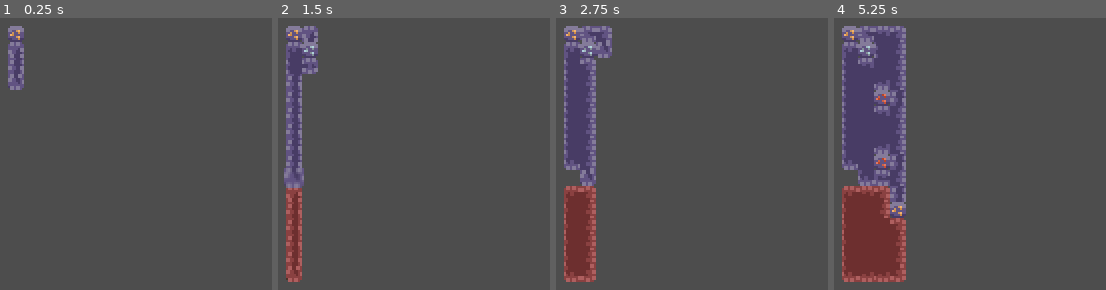
Above: before the commit, frames 1-4 (left to right).
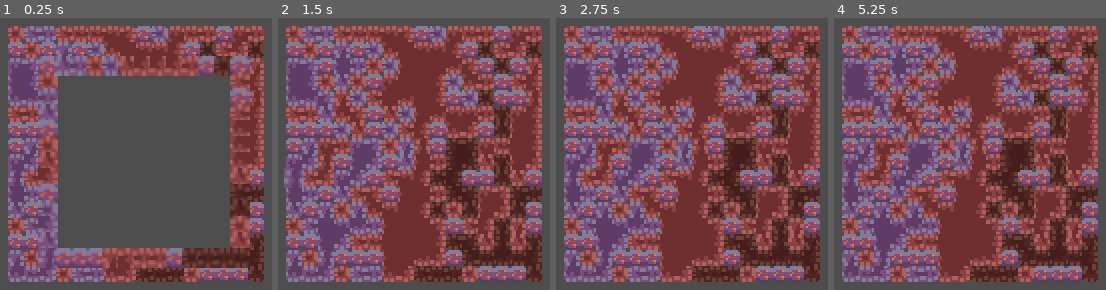
Above: after the commit, the same moments.

Repository: lkett-personal/incrementalMiningGame
Game: Godot game, scene res://scenes/game.tscn
The game is run twice, just before and just after one commit, with the same random seed, the same clock (stepped at 60 frames per second) and the same inputs.
Inputs (mouse positions are in pixels of both pictures, inside the frame that each line leads up to):
- Up to frame 1 (0.25 s): no input
- Up to frame 2 (1.5 s): move the mouse to (outside the picture) at 0.52 s; move the mouse to (286, 173) at 1.27 s
- Up to frame 3 (2.75 s): move the mouse to (757, 75) at 2.02 s
- Up to frame 4 (5.25 s): move the mouse to (937, 224) at 2.77 s; move the mouse to (outside the picture) at 3.52 s; move the mouse to (outside the picture) at 4.27 s; move the mouse to (1002, 154) at 5.02 s

The runs differ from the first frame. In frame 1, 44% of the frame differs, in the area x 2-98%, y 2-98%; in frame 2, 79%; in frame 3, 79%; in frame 4, 80%.

Commit message:
layering re-added for real this time

Diff:
--- a/scenes/game.tscn
+++ b/scenes/game.tscn
@@ -249,16 +249,515 @@
 1:12/0 = 0
 2:12/0 = 0
 3:12/0 = 0
+4:0/0 = 0
+4:0/0/terrain_set = 0
+4:0/0/terrain = 3
+4:0/0/terrains_peering_bit/bottom_side = 3
+5:0/0 = 0
+5:0/0/terrain_set = 0
+5:0/0/terrain = 3
+5:0/0/terrains_peering_bit/right_side = 3
+5:0/0/terrains_peering_bit/bottom_side = 3
+6:0/0 = 0
+6:0/0/terrain_set = 0
+6:0/0/terrain = 3
+6:0/0/terrains_peering_bit/right_side = 3
+6:0/0/terrains_peering_bit/bottom_side = 3
+6:0/0/terrains_peering_bit/left_side = 3
+7:0/0 = 0
+7:0/0/terrain_set = 0
+7:0/0/terrain = 3
+7:0/0/terrains_peering_bit/bottom_side = 3
+7:0/0/terrains_peering_bit/left_side = 3
+8:0/0 = 0
+8:0/0/terrain_set = 0
+8:0/0/terrain = 6
+8:0/0/terrains_peering_bit/bottom_side = 6
+9:0/0 = 0
+9:0/0/terrain_set = 0
+9:0/0/terrain = 6
+9:0/0/terrains_peering_bit/right_side = 6
+9:0/0/terrains_peering_bit/bottom_side = 6
+10:0/0 = 0
+10:0/0/terrain_set = 0
+10:0/0/terrain = 6
+10:0/0/terrains_peering_bit/right_side = 6
+10:0/0/terrains_peering_bit/bottom_side = 6
+10:0/0/terrains_peering_bit/left_side = 6
+11:0/0 = 0
+11:0/0/terrain_set = 0
+11:0/0/terrain = 6
+11:0/0/terrains_peering_bit/bottom_side = 6
+11:0/0/terrains_peering_bit/left_side = 6
+4:1/0 = 0
+4:1/0/terrain_set = 0
+4:1/0/terrain = 3
+4:1/0/terrains_peering_bit/bottom_side = 3
+4:1/0/terrains_peering_bit/top_side = 3
+5:1/0 = 0
+5:1/0/terrain_set = 0
+5:1/0/terrain = 3
+5:1/0/terrains_peering_bit/right_side = 3
+5:1/0/terrains_peering_bit/bottom_side = 3
+5:1/0/terrains_peering_bit/top_side = 3
+6:1/0 = 0
+6:1/0/terrain_set = 0
+6:1/0/terrain = 3
+6:1/0/terrains_peering_bit/right_side = 3
+6:1/0/terrains_peering_bit/bottom_side = 3
+6:1/0/terrains_peering_bit/left_side = 3
+6:1/0/terrains_peering_bit/top_side = 3
+7:1/0 = 0
+7:1/0/terrain_set = 0
+7:1/0/terrain = 3
+7:1/0/terrains_peering_bit/bottom_side = 3
+7:1/0/terrains_peering_bit/left_side = 3
+7:1/0/terrains_peering_bit/top_side = 3
+8:1/0 = 0
+8:1/0/terrain_set = 0
+8:1/0/terrain = 6
+8:1/0/terrains_peering_bit/bottom_side = 6
+8:1/0/terrains_peering_bit/top_side = 6
+9:1/0 = 0
+9:1/0/terrain_set = 0
+9:1/0/terrain = 6
+9:1/0/terrains_peering_bit/right_side = 6
+9:1/0/terrains_peering_bit/bottom_side = 6
+9:1/0/terrains_peering_bit/top_side = 6
+10:1/0 = 0
+10:1/0/terrain_set = 0
+10:1/0/terrain = 6
+10:1/0/terrains_peering_bit/right_side = 6
+10:1/0/terrains_peering_bit/bottom_side = 6
+10:1/0/terrains_peering_bit/left_side = 6
+10:1/0/terrains_peering_bit/top_side = 6
+11:1/0 = 0
+11:1/0/terrain_set = 0
+11:1/0/terrain = 6
+11:1/0/terrains_peering_bit/bottom_side = 6
+11:1/0/terrains_peering_bit/left_side = 6
+11:1/0/terrains_peering_bit/top_side = 6
+4:2/0 = 0
+4:2/0/terrain_set = 0
+4:2/0/terrain = 3
+4:2/0/terrains_peering_bit/top_side = 3
+5:2/0 = 0
+5:2/0/terrain_set = 0
+5:2/0/terrain = 3
+5:2/0/terrains_peering_bit/right_side = 3
+5:2/0/terrains_peering_bit/top_side = 3
+6:2/0 = 0
+6:2/0/terrain_set = 0
+6:2/0/terrain = 3
+6:2/0/terrains_peering_bit/right_side = 3
+6:2/0/terrains_peering_bit/left_side = 3
+6:2/0/terrains_peering_bit/top_side = 3
+7:2/0 = 0
+7:2/0/terrain_set = 0
+7:2/0/terrain = 3
+7:2/0/terrains_peering_bit/left_side = 3
+7:2/0/terrains_peering_bit/top_side = 3
+8:2/0 = 0
+8:2/0/terrain_set = 0
+8:2/0/terrain = 6
+8:2/0/terrains_peering_bit/top_side = 6
+9:2/0 = 0
+9:2/0/terrain_set = 0
+9:2/0/terrain = 6
+9:2/0/terrains_peering_bit/right_side = 6
+9:2/0/terrains_peering_bit/top_side = 6
+10:2/0 = 0
+10:2/0/terrain_set = 0
+10:2/0/terrain = 6
+10:2/0/terrains_peering_bit/right_side = 6
+10:2/0/terrains_peering_bit/left_side = 6
+10:2/0/terrains_peering_bit/top_side = 6
+11:2/0 = 0
+11:2/0/terrain_set = 0
+11:2/0/terrain = 6
+11:2/0/terrains_peering_bit/left_side = 6
+11:2/0/terrains_peering_bit/top_side = 6
+4:3/0 = 0
+4:3/0/terrain_set = 0
+4:3/0/terrain = 3
+5:3/0 = 0
+5:3/0/terrain_set = 0
+5:3/0/terrain = 3
+5:3/0/terrains_peering_bit/right_side = 3
+6:3/0 = 0
+6:3/0/terrain_set = 0
+6:3/0/terrain = 3
+6:3/0/terrains_peering_bit/right_side = 3
+6:3/0/terrains_peering_bit/left_side = 3
+7:3/0 = 0
+7:3/0/terrain_set = 0
+7:3/0/terrain = 3
+7:3/0/terrains_peering_bit/left_side = 3
+8:3/0 = 0
+8:3/0/terrain_set = 0
+8:3/0/terrain = 6
+9:3/0 = 0
+9:3/0/terrain_set = 0
+9:3/0/terrain = 6
+9:3/0/terrains_peering_bit/right_side = 6
+10:3/0 = 0
+10:3/0/terrain_set = 0
+10:3/0/terrain = 6
+10:3/0/terrains_peering_bit/right_side = 6
+10:3/0/terrains_peering_bit/left_side = 6
+11:3/0 = 0
+11:3/0/terrain_set = 0
+11:3/0/terrain = 6
+11:3/0/terrains_peering_bit/left_side = 6
+4:4/0 = 0
+4:4/0/terrain_set = 0
+4:4/0/terrain = 4
+4:4/0/terrains_peering_bit/bottom_side = 4
+5:4/0 = 0
+5:4/0/terrain_set = 0
+5:4/0/terrain = 4
+5:4/0/terrains_peering_bit/right_side = 4
+5:4/0/terrains_peering_bit/bottom_side = 4
+6:4/0 = 0
+6:4/0/terrain_set = 0
+6:4/0/terrain = 4
+6:4/0/terrains_peering_bit/right_side = 4
+6:4/0/terrains_peering_bit/bottom_side = 4
+6:4/0/terrains_peering_bit/left_side = 4
+7:4/0 = 0
+7:4/0/terrain_set = 0
+7:4/0/terrain = 4
+7:4/0/terrains_peering_bit/bottom_side = 4
+7:4/0/terrains_peering_bit/left_side = 4
+8:4/0 = 0
+8:4/0/terrain_set = 0
+8:4/0/terrain = 7
+8:4/0/terrains_peering_bit/bottom_side = 7
+9:4/0 = 0
+9:4/0/terrain_set = 0
+9:4/0/terrain = 7
+9:4/0/terrains_peering_bit/right_side = 7
+9:4/0/terrains_peering_bit/bottom_side = 7
+10:4/0 = 0
+10:4/0/terrain_set = 0
+10:4/0/terrain = 7
+10:4/0/terrains_peering_bit/right_side = 7
+10:4/0/terrains_peering_bit/bottom_side = 7
+10:4/0/terrains_peering_bit/left_side = 7
+11:4/0 = 0
+11:4/0/terrain_set = 0
+11:4/0/terrain = 7
+11:4/0/terrains_peering_bit/bottom_side = 7
+11:4/0/terrains_peering_bit/left_side = 7
+4:5/0 = 0
+4:5/0/terrain_set = 0
+4:5/0/terrain = 4
+4:5/0/terrains_peering_bit/bottom_side = 4
+4:5/0/terrains_peering_bit/top_side = 4
+5:5/0 = 0
+5:5/0/terrain_set = 0
+5:5/0/terrain = 4
+5:5/0/terrains_peering_bit/right_side = 4
+5:5/0/terrains_peering_bit/bottom_side = 4
+5:5/0/terrains_peering_bit/top_side = 4
+6:5/0 = 0
+6:5/0/terrain_set = 0
+6:5/0/terrain = 4
+6:5/0/terrains_peering_bit/right_side = 4
+6:5/0/terrains_peering_bit/bottom_side = 4
+6:5/0/terrains_peering_bit/left_side = 4
+6:5/0/terrains_peering_bit/top_side = 4
+7:5/0 = 0
+7:5/0/terrain_set = 0
+7:5/0/terrain = 4
+7:5/0/terrains_peering_bit/bottom_side = 4
+7:5/0/terrains_peering_bit/left_side = 4
+7:5/0/terrains_peering_bit/top_side = 4
+8:5/0 = 0
+8:5/0/terrain_set = 0
+8:5/0/terrain = 7
+8:5/0/terrains_peering_bit/bottom_side = 7
+8:5/0/terrains_peering_bit/top_side = 7
+9:5/0 = 0
+9:5/0/terrain_set = 0
+9:5/0/terrain = 7
+9:5/0/terrains_peering_bit/right_side = 7
+9:5/0/terrains_peering_bit/bottom_side = 7
+9:5/0/terrains_peering_bit/top_side = 7
+10:5/0 = 0
+10:5/0/terrain_set = 0
+10:5/0/terrain = 7
+10:5/0/terrains_peering_bit/right_side = 7
+10:5/0/terrains_peering_bit/bottom_side = 7
+10:5/0/terrains_peering_bit/left_side = 7
+10:5/0/terrains_peering_bit/top_side = 7
+11:5/0 = 0
+11:5/0/terrain_set = 0
+11:5/0/terrain = 7
+11:5/0/terrains_peering_bit/bottom_side = 7
+11:5/0/terrains_peering_bit/left_side = 7
+11:5/0/terrains_peering_bit/top_side = 7
+4:6/0 = 0
+4:6/0/terrain_set = 0
+4:6/0/terrain = 4
+4:6/0/terrains_peering_bit/top_side = 4
+5:6/0 = 0
+5:6/0/terrain_set = 0
+5:6/0/terrain = 4
+5:6/0/terrains_peering_bit/right_side = 4
+5:6/0/terrains_peering_bit/top_side = 4
+6:6/0 = 0
+6:6/0/terrain_set = 0
+6:6/0/terrain = 4
+6:6/0/terrains_peering_bit/right_side = 4
+6:6/0/terrains_peering_bit/left_side = 4
+6:6/0/terrains_peering_bit/top_side = 4
+7:6/0 = 0
+7:6/0/terrain_set = 0
+7:6/0/terrain = 4
+7:6/0/terrains_peering_bit/left_side = 4
+7:6/0/terrains_peering_bit/top_side = 4
+8:6/0 = 0
+8:6/0/terrain_set = 0
+8:6/0/terrain = 7
+8:6/0/terrains_peering_bit/top_side = 7
+9:6/0 = 0
+9:6/0/terrain_set = 0
+9:6/0/terrain = 7
+9:6/0/terrains_peering_bit/right_side = 7
+9:6/0/terrains_peering_bit/top_side = 7
+10:6/0 = 0
+10:6/0/terrain_set = 0
+10:6/0/terrain = 7
+10:6/0/terrains_peering_bit/right_side = 7
+10:6/0/terrains_peering_bit/left_side = 7
+10:6/0/terrains_peering_bit/top_side = 7
+11:6/0 = 0
+11:6/0/terrain_set = 0
+11:6/0/terrain = 7
+11:6/0/terrains_peering_bit/left_side = 7
+11:6/0/terrains_peering_bit/top_side = 7
+4:7/0 = 0
+4:7/0/terrain_set = 0
+4:7/0/terrain = 4
+5:7/0 = 0
+5:7/0/terrain_set = 0
+5:7/0/terrain = 4
+5:7/0/terrains_peering_bit/right_side = 4
+6:7/0 = 0
+6:7/0/terrain_set = 0
+6:7/0/terrain = 4
+6:7/0/terrains_peering_bit/right_side = 4
+6:7/0/terrains_peering_bit/left_side = 4
+7:7/0 = 0
+7:7/0/terrain_set = 0
+7:7/0/terrain = 4
+7:7/0/terrains_peering_bit/left_side = 4
+8:7/0 = 0
+8:7/0/terrain_set = 0
+8:7/0/terrain = 7
+9:7/0 = 0
+9:7/0/terrain_set = 0
+9:7/0/terrain = 7
+9:7/0/terrains_peering_bit/right_side = 7
+10:7/0 = 0
+10:7/0/terrain_set = 0
+10:7/0/terrain = 7
+10:7/0/terrains_peering_bit/right_side = 7
+10:7/0/terrains_peering_bit/left_side = 7
+11:7/0 = 0
+11:7/0/terrain_set = 0
+11:7/0/terrain = 7
+11:7/0/terrains_peering_bit/left_side = 7
+4:8/0 = 0
+4:8/0/terrain_set = 0
+4:8/0/terrain = 5
+4:8/0/terrains_peering_bit/bottom_side = 5
+5:8/0 = 0
+5:8/0/terrain_set = 0
+5:8/0/terrain = 5
+5:8/0/terrains_peering_bit/right_side = 5
+5:8/0/terrains_peering_bit/bottom_side = 5
+6:8/0 = 0
+6:8/0/terrain_set = 0
+6:8/0/terrain = 5
+6:8/0/terrains_peering_bit/right_side = 5
+6:8/0/terrains_peering_bit/bottom_side = 5
+6:8/0/terrains_peering_bit/left_side = 5
+7:8/0 = 0
+7:8/0/terrain_set = 0
+7:8/0/terrain = 5
+7:8/0/terrains_peering_bit/bottom_side = 5
+7:8/0/terrains_peering_bit/left_side = 5
+8:8/0 = 0
+8:8/0/terrain_set = 0
+8:8/0/terrain = 8
+8:8/0/terrains_peering_bit/bottom_side = 8
+9:8/0 = 0
+9:8/0/terrain_set = 0
+9:8/0/terrain = 8
+9:8/0/terrains_peering_bit/right_side = 8
+9:8/0/terrains_peering_bit/bottom_side = 8
+10:8/0 = 0
+10:8/0/terrain_set = 0
+10:8/0/terrain = 8
+10:8/0/terrains_peering_bit/right_side = 8
+10:8/0/terrains_peering_bit/bottom_side = 8
+10:8/0/terrains_peering_bit/left_side = 8
+11:8/0 = 0
+11:8/0/terrain_set = 0
+11:8/0/terrain = 8
+11:8/0/terrains_peering_bit/bottom_side = 8
+11:8/0/terrains_peering_bit/left_side = 8
+4:9/0 = 0
+4:9/0/terrain_set = 0
+4:9/0/terrain = 5
+4:9/0/terrains_peering_bit/bottom_side = 5
+4:9/0/terrains_peering_bit/top_side = 5
+5:9/0 = 0
+5:9/0/terrain_set = 0
+5:9/0/terrain = 5
+5:9/0/terrains_peering_bit/right_side = 5
+5:9/0/terrains_peering_bit/bottom_side = 5
+5:9/0/terrains_peering_bit/left_side = 5
+5:9/0/terrains_peering_bit/top_side = 5
+6:9/0 = 0
+6:9/0/terrain_set = 0
+6:9/0/terrain = 5
+6:9/0/terrains_peering_bit/right_side = 5
+6:9/0/terrains_peering_bit/bottom_side = 5
+6:9/0/terrains_peering_bit/left_side = 5
+6:9/0/terrains_peering_bit/top_side = 5
+7:9/0 = 0
+7:9/0/terrain_set = 0
+7:9/0/terrain = 5
+7:9/0/terrains_peering_bit/bottom_side = 5
+7:9/0/terrains_peering_bit/left_side = 5
+7:9/0/terrains_peering_bit/top_side = 5
+8:9/0 = 0
+8:9/0/terrain_set = 0
+8:9/0/terrain = 8
+8:9/0/terrains_peering_bit/bottom_side = 8
+8:9/0/terrains_peering_bit/top_side = 8
+9:9/0 = 0
+9:9/0/terrain_set = 0
+9:9/0/terrain = 8
+9:9/0/terrains_peering_bit/right_side = 8
+9:9/0/terrains_peering_bit/bottom_side = 8
+9:9/0/terrains_peering_bit/top_side = 8
+10:9/0 = 0
+10:9/0/terrain_set = 0
+10:9/0/terrain = 8
+10:9/0/terrains_peering_bit/right_side = 8
+10:9/0/terrains_peering_bit/bottom_side = 8
+10:9/0/terrains_peering_bit/left_side = 8
+10:9/0/terrains_peering_bit/top_side = 8
+11:9/0 = 0
+11:9/0/terrain_set = 0
+11:9/0/terrain = 8
+11:9/0/terrains_peering_bit/bottom_side = 8
+11:9/0/terrains_peering_bit/left_side = 8
+11:9/0/terrains_peering_bit/top_side = 8
+4:10/0 = 0
+4:10/0/terrain_set = 0
+4:10/0/terrain = 5
+4:10/0/terrains_peering_bit/top_side = 5
+5:10/0 = 0
+5:10/0/terrain_set = 0
+5:10/0/terrain = 5
+5:10/0/terrains_peering_bit/right_side = 5
+5:10/0/terrains_peering_bit/top_side = 5
+6:10/0 = 0
+6:10/0/terrain_set = 0
+6:10/0/terrain = 5
+6:10/0/terrains_peering_bit/right_side = 5
+6:10/0/terrains_peering_bit/left_side = 5
+6:10/0/terrains_peering_bit/top_side = 5
+7:10/0 = 0
+7:10/0/terrain_set = 0
+7:10/0/terrain = 5
+7:10/0/terrains_peering_bit/left_side = 5
+7:10/0/terrains_peering_bit/top_side = 5
+8:10/0 = 0
+8:10/0/terrain_set = 0
+8:10/0/terrain = 8
+8:10/0/terrains_peering_bit/top_side = 8
+9:10/0 = 0
+9:10/0/terrain_set = 0
+9:10/0/terrain = 8
+9:10/0/terrains_peering_bit/right_side = 8
+9:10/0/terrains_peering_bit/top_side = 8
+10:10/0 = 0
+10:10/0/terrain_set = 0
+10:10/0/terrain = 8
+10:10/0/terrains_peering_bit/right_side = 8
+10:10/0/terrains_peering_bit/left_side = 8
+10:10/0/terrains_peering_bit/top_side = 8
+11:10/0 = 0
+11:10/0/terrain_set = 0
+11:10/0/terrain = 8
+11:10/0/terrains_peering_bit/left_side = 8
+11:10/0/terrains_peering_bit/top_side = 8
+4:11/0 = 0
+4:11/0/terrain_set = 0
+4:11/0/terrain = 5
+5:11/0 = 0
+5:11/0/terrain_set = 0
+5:11/0/terrain = 5
+5:11/0/terrains_peering_bit/right_side = 5
+6:11/0 = 0
+6:11/0/terrain_set = 0
+6:11/0/terrain = 5
+6:11/0/terrains_peering_bit/right_side = 5
+6:11/0/terrains_peering_bit/left_side = 5
+7:11/0 = 0
+7:11/0/terrain_set = 0
+7:11/0/terrain = 5
+7:11/0/terrains_peering_bit/left_side = 5
+8:11/0 = 0
+8:11/0/terrain_set = 0
+8:11/0/terrain = 8
+9:11/0 = 0
+9:11/0/terrain_set = 0
+9:11/0/terrain = 8
+9:11/0/terrains_peering_bit/right_side = 8
+10:11/0 = 0
+10:11/0/terrain_set = 0
+10:11/0/terrain = 8
+10:11/0/terrains_peering_bit/right_side = 8
+10:11/0/terrains_peering_bit/left_side = 8
+11:11/0 = 0
+11:11/0/terrain_set = 0
+11:11/0/terrain = 8
+11:11/0/terrains_peering_bit/left_side = 8
+5:12/0 = 0
+6:12/0 = 0
+7:12/0 = 0
+9:12/0 = 0
+10:12/0 = 0
+11:12/0 = 0
 
 [sub_resource type="TileSet" id="TileSet_iywne"]
 tile_size = Vector2i(8, 8)
 terrain_set_0/mode = 2
 terrain_set_0/terrain_0/name = "DIRT"
 terrain_set_0/terrain_0/color = Color(0.726851, 0.046636477, 1.92523e-07, 1)
-terrain_set_0/terrain_1/name = "CLAY 2"
+terrain_set_0/terrain_1/name = "CLAY"
 terrain_set_0/terrain_1/color = Color(0.46875, 0.5, 0.25, 1)
 terrain_set_0/terrain_2/name = "STONE"
 terrain_set_0/terrain_2/color = Color(0, 0.4570045, 0.7663872, 1)
+terrain_set_0/terrain_3/name = "MOSS 3"
+terrain_set_0/terrain_3/color = Color(0.375, 0.5, 0.25, 1)
+terrain_set_0/terrain_4/name = "FUNGAL_STONE 4"
+terrain_set_0/terrain_4/color = Color(0.28125, 0.5, 0.25, 1)
+terrain_set_0/terrain_5/name = "MYCELIUM 5"
+terrain_set_0/terrain_5/color = Color(0.25, 0.5, 0.3125, 1)
+terrain_set_0/terrain_6/name = "ASH 6"
+terrain_set_0/terrain_6/color = Color(0.25, 0.5, 0.40625, 1)
+terrain_set_0/terrain_7/name = "BASALT 7"
+terrain_set_0/terrain_7/color = Color(0.25, 0.5, 0.5, 1)
+terrain_set_0/terrain_8/name = "MAGMA 8"
+terrain_set_0/terrain_8/color = Color(0.25, 0.40625, 0.5, 1)
 sources/0 = SubResource("TileSetAtlasSource_lbhrr")
 
 [node name="Game" type="Node2D" unique_id=116429217]
--- a/scripts/map_generator.gd
+++ b/scripts/map_generator.gd
@@ -3,13 +3,69 @@
 const TERRAINS = {
 	"DIRT": 0,
 	"CLAY": 1,
-	"STONE": 2
+	"STONE": 2,
+
+	"MOSS": 3,
+	"FUNGAL_STONE": 4,
+	"MYCELIUM": 5,
+
+	"ASH": 6,
+	"BASALT": 7,
+	"MAGMA_ROCK": 8
 }
 
 const TILE_HEALTH = {
 	"DIRT": 2,
 	"CLAY": 3,
-	"STONE": 4
+	"STONE": 4,
+
+	"MOSS": 8,
+	"FUNGAL_STONE": 12,
+	"MYCELIUM": 16,
+
+	"ASH": 24,
+	"BASALT": 46,
+	"MAGMA_ROCK": 64
+}
+
+const LAYERS = {
+	"CAVERN": {
+		"terrains": {
+			"DIRT": 0.33,
+			"STONE": 0.66,
+			"CLAY": 1.0
+		},
+		"ores": [
+			Vector2i(1, 12),
+			Vector2i(2, 12),
+			Vector2i(3, 12)
+		],
+		"ore_chance": 0.1
+	},
+
+	"FUNGAL": {
+		"terrains": {
+			"MOSS": 0.33,
+			"FUNGAL_STONE": 0.66,
+			"MYCELIUM": 1.0
+		},
+		"ores": [
+			Vector2i(5, 12)
+		],
+		"ore_chance": 0.1
+	},
+
+	"MAGMA": {
+		"terrains": {
+			"ASH": 0.33,
+			"BASALT": 0.66,
+			"MAGMA_ROCK": 1.0
+		},
+		"ores": [
+			Vector2i(9, 12)
+		],
+		"ore_chance": 0.15
+	}
 }
 
 var tile_health: Dictionary[Vector2i, int] = {}
@@ -18,58 +74,128 @@
 
 var map_width: int = 16
 var map_height: int = 16
-var dirt_weight: float = 0.33
-var stone_weight: float = 0.66
 
 var power: int = 1
 var mine_cooldown: float = 0.1
 
+var variation_noise := FastNoiseLite.new()
+
+var current_layer = "MAGMA"
+
 func _ready() -> void:
+	variation_noise.seed = randi()
+	variation_noise.frequency = 0.05
+
 	generate_map(map_width, map_height)
 
 func _physics_process(delta: float) -> void:
 	try_mine_tile(delta)
 
+	var refill_queue: Array[Vector2i] = []
+
+	for cell in broken_tiles:
+		broken_tiles[cell][0] -= delta
+
+		if broken_tiles[cell][0] <= 0:
+			refill_queue.append(cell)
+
+	for cell in refill_queue:
+		broken_tiles.erase(cell)
+
+		refill_tile(cell)
+		await animate_tile(cell)
+
+func generate_tile_data(cell: Vector2i) -> Dictionary:
+	var noise_val := (
+		variation_noise.get_noise_2d(cell.x, cell.y) + 1.0
+	) / 2.0
+
+	# allows terrain mutation over time
+	noise_val += randf_range(-0.2, 0.2)
+	noise_val = clamp(noise_val, 0.0, 1.0)
+
+	var layer_data = LAYERS[current_layer]
+
+	var terrain_id = TERRAINS["DIRT"]
+
+	for terrain_name in layer_data["terrains"]:
+		if noise_val <= layer_data["terrains"][terrain_name]:
+			terrain_id = TERRAINS[terrain_name]
+			break
+
+	var is_ore = randf() <= layer_data["ore_chance"]
+
+	var ore_atlas = null
+
+	if is_ore:
+		ore_atlas = layer_data["ores"].pick_random()
+
+	return {
+		"terrain": terrain_id,
+		"ore": is_ore,
+		"ore_atlas": ore_atlas
+	}
+
 func generate_map(width: int, height: int) -> void:
-	var variation_noise := FastNoiseLite.new()
-
-	variation_noise.seed = randi()
-	variation_noise.frequency = 0.05
-
-	var cell_x = (width / 2)
-	var cell_y = (height / 2)
+	var cell_x = width / 2
+	var cell_y = height / 2
+
+	var wave_cells: Dictionary = {}
 
 	for x in width:
 		for y in height:
-			var noise_val := (variation_noise.get_noise_2d(x, y) + 1.0) / 2.0
 			var cell := Vector2i(x - cell_x, y - cell_y)
-			var cell_terrain: int  # local, scoped to this iteration
-
-			if noise_val <= dirt_weight:
-				cell_terrain = TERRAINS["DIRT"]
-			elif noise_val <= stone_weight:
-				cell_terrain = TERRAINS["STONE"]
-			else:
-				cell_terrain = TERRAINS["CLAY"]
-
-			init_tile_health(cell, cell_terrain)
-			generate_tile(cell, cell_terrain, false)
-
-			if cell_terrain == TERRAINS["STONE"] and randf() <= 0.1:
-				generate_tile(cell, cell_terrain, true)
-
-			await animate_tile(Vector2i(cell))
-
-func generate_tile(cell: Vector2i, terrain_id: int, is_ore: bool) -> void:
-	var ore_decision: int = randi_range(1, 3)
+
+			var dist = max(abs(cell.x), abs(cell.y))
+
+			if not wave_cells.has(dist):
+				wave_cells[dist] = []
+
+			wave_cells[dist].append(cell)
+
+	for dist in wave_cells.keys():
+		for cell in wave_cells[dist]:
+
+			var tile_data = generate_tile_data(cell)
+
+			init_tile_health(cell, tile_data["terrain"])
+
+			generate_tile(
+				cell,
+				tile_data["terrain"],
+				tile_data["ore"],
+				tile_data["ore_atlas"]
+			)
+
+			animate_tile(cell)
+
+		await get_tree().create_timer(0.1).timeout
+
+func generate_tile(
+	cell: Vector2i,
+	terrain_id: int,
+	is_ore: bool,
+	ore_atlas
+) -> void:
 
 	if not is_ore:
 		set_cells_terrain_connect([cell], 0, terrain_id)
 	else:
-		set_cell(cell, 0, Vector2i(ore_decision, 12))
+		set_cell(cell, 0, ore_atlas)
+
+func refill_tile(cell: Vector2i) -> void:
+	var tile_data = generate_tile_data(cell)
+
+	init_tile_health(cell, tile_data["terrain"])
+
+	generate_tile(
+		cell,
+		tile_data["terrain"],
+		tile_data["ore"],
+		tile_data["ore_atlas"]
+	)
 
 func animate_tile(cell: Vector2i) -> void:
-
 	var source_id := get_cell_source_id(cell)
 
 	if source_id == -1:
@@ -81,20 +207,36 @@
 
 	var atlas_coords = get_cell_atlas_coords(cell)
 	var tile_region: Rect2i = source.get_tile_texture_region(atlas_coords)
+
 	var full_tex: Texture2D = source.texture
 	var full_image: Image = full_tex.get_image()
+
 	var tile_image: Image = full_image.get_region(tile_region)
+
 	var image_tex := ImageTexture.create_from_image(tile_image)
 
 	var tmp_sprite = Sprite2D.new()
+
 	tmp_sprite.texture = image_tex
 	tmp_sprite.position = map_to_local(cell)
 	tmp_sprite.scale = Vector2.ZERO
 
 	add_child(tmp_sprite)
 
-	tween.tween_property(tmp_sprite, "scale", Vector2.ONE * 1.4, 0.04)
-	tween.tween_property(tmp_sprite, "scale", Vector2.ONE, 0.04)
+	tween.tween_property(
+		tmp_sprite,
+		"scale",
+		Vector2.ONE * 1.4,
+		0.04
+	)
+
+	tween.tween_property(
+		tmp_sprite,
+		"scale",
+		Vector2.ONE,
+		0.04
+	)
+
 	await tween.finished
 
 	tmp_sprite.queue_free()
@@ -109,6 +251,7 @@
 func mine_tile(damage: int) -> void:
 	var mouse_pos_global: Vector2 = get_global_mouse_position()
 	var mouse_pos_local: Vector2 = to_local(mouse_pos_global)
+
 	var mouse_pos_tile: Vector2i = local_to_map(mouse_pos_local)
 
 	if mouse_pos_tile in tile_health:
@@ -116,6 +259,7 @@
 
 func damage_tile(cell: Vector2i, damage: int) -> void:
 	tile_health[cell] -= damage
+
 	if tile_health[cell] <= 0:
 		break_tile(cell)
 	else:
@@ -123,14 +267,21 @@
 
 func break_tile(cell: Vector2i) -> void:
 	var terrain_id = tile_terrain.get(cell, -1)
+
 	tile_health.erase(cell)
 	tile_terrain.erase(cell)
+
 	set_cells_terrain_connect([cell], 0, -1, false)
+
 	if terrain_id != -1:
 		broken_tiles[cell] = [3.0, terrain_id]
 
+func place_tile(cell: Vector2i, terrain: int) -> void:
+	set_cells_terrain_connect([cell], 0, terrain)
+
 func init_tile_health(cell: Vector2i, terrain_id: int) -> void:
 	var terrain_name = TERRAINS.find_key(terrain_id)
+
 	if terrain_name and terrain_name in TILE_HEALTH:
 		tile_health[cell] = TILE_HEALTH[terrain_name]
 		tile_terrain[cell] = terrain_id
@@ -138,5 +289,5 @@
 func get_tile_health(cell: Vector2i) -> int:
 	if cell in tile_health:
 		return tile_health[cell]
-	else:
-		return -1
+
+	return -1
Binary file changed: sprites/tiles/tile_atlas.png
